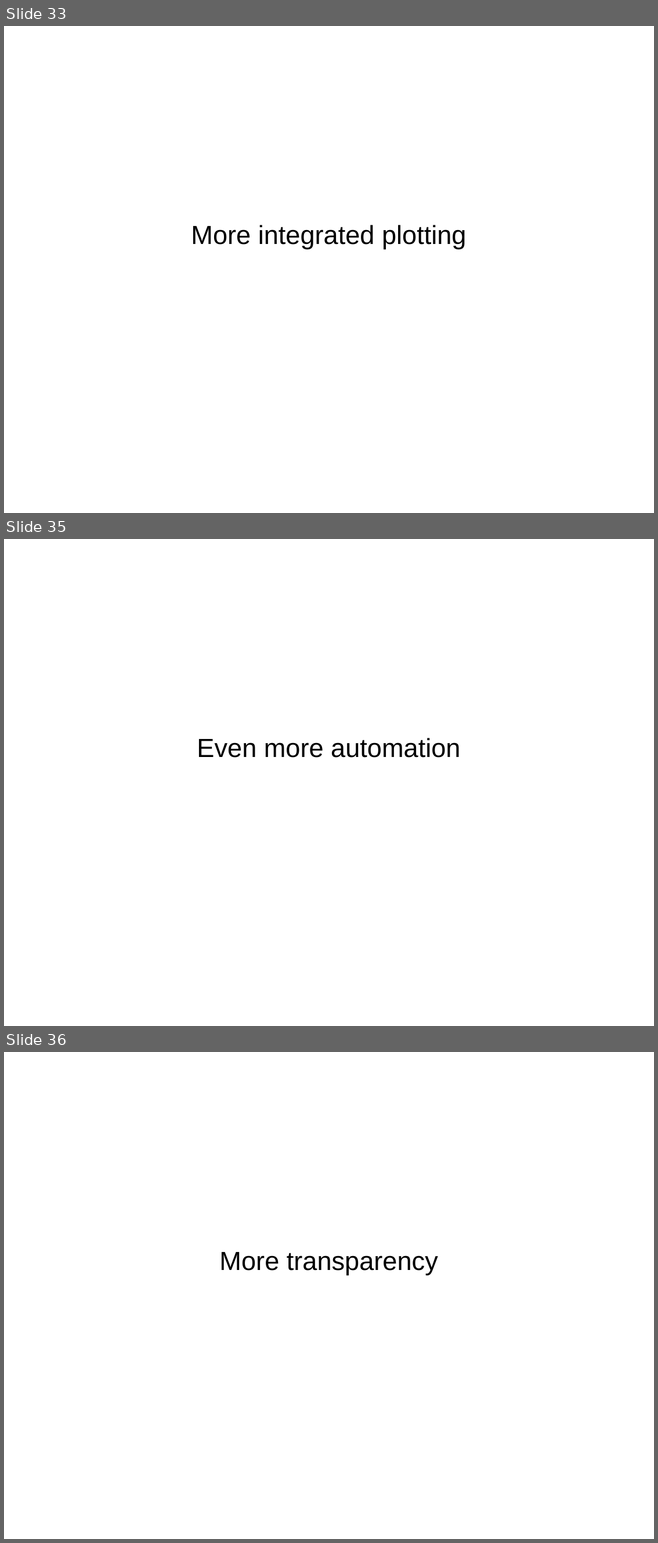
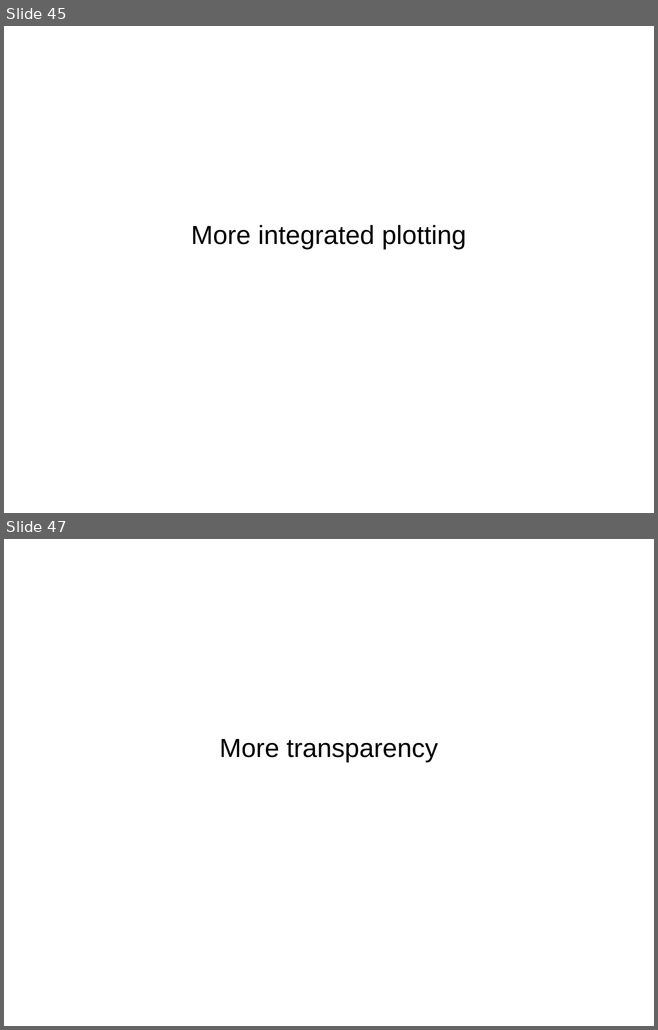
Before and after one commit to amueller/talks_odt, a slide deck: pycon_india_keynote.odp. Shown one above the other, each under a label of ours: slides 33, 35 and 36 before the commit, slides 45 and 47 after it; the slides between them are not shown. The pictures are 658x1543 and 658x1030 pixels, drawn with LibreOffice and Linux fonts; fonts in the diff are those of the drawing. Boxes give left, top, right and bottom in pixels: in the first picture for what was removed or moved away, otherwise in the second. Text is boxed around its words. In the diff, an @@ line names an element or a change of style, - is before the commit and + after.

```diff
--- a/pycon_india_keynote.odp
+++ b/pycon_india_keynote.odp
@@ slide 35 removed at (x1=4, y1=539, x2=654, y2=1026), background #FFFFFF @@
@@ subtitle removed at (x1=197, y1=738, x2=460, y2=758) @@
-Even more automation
@@ what was slide 33 is now slide 45 @@
@@ what was slide 36 is now slide 47 @@
```
Also in this commit, not shown: 5 slides changed, 17 slides added, 9 other slides removed.
